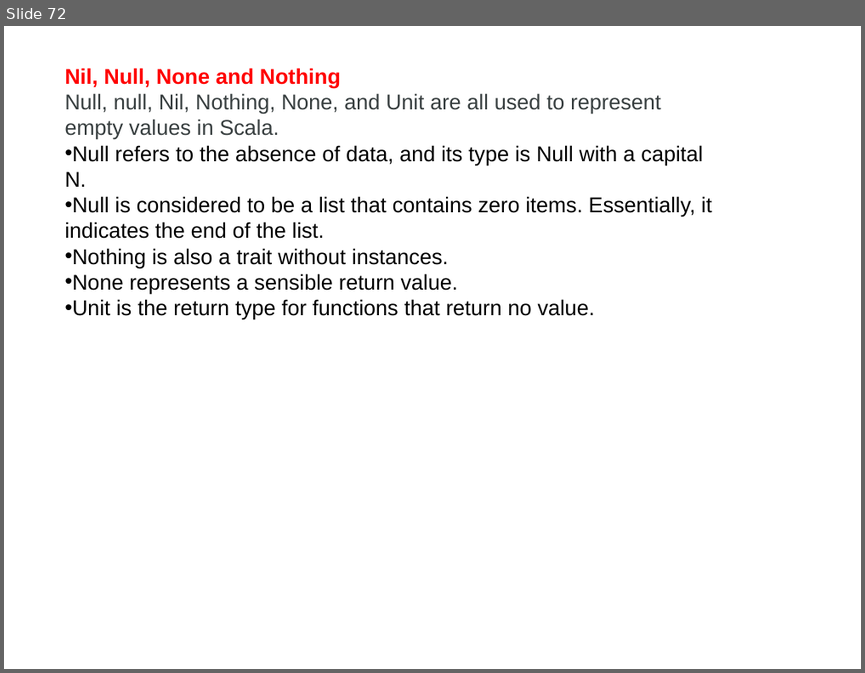
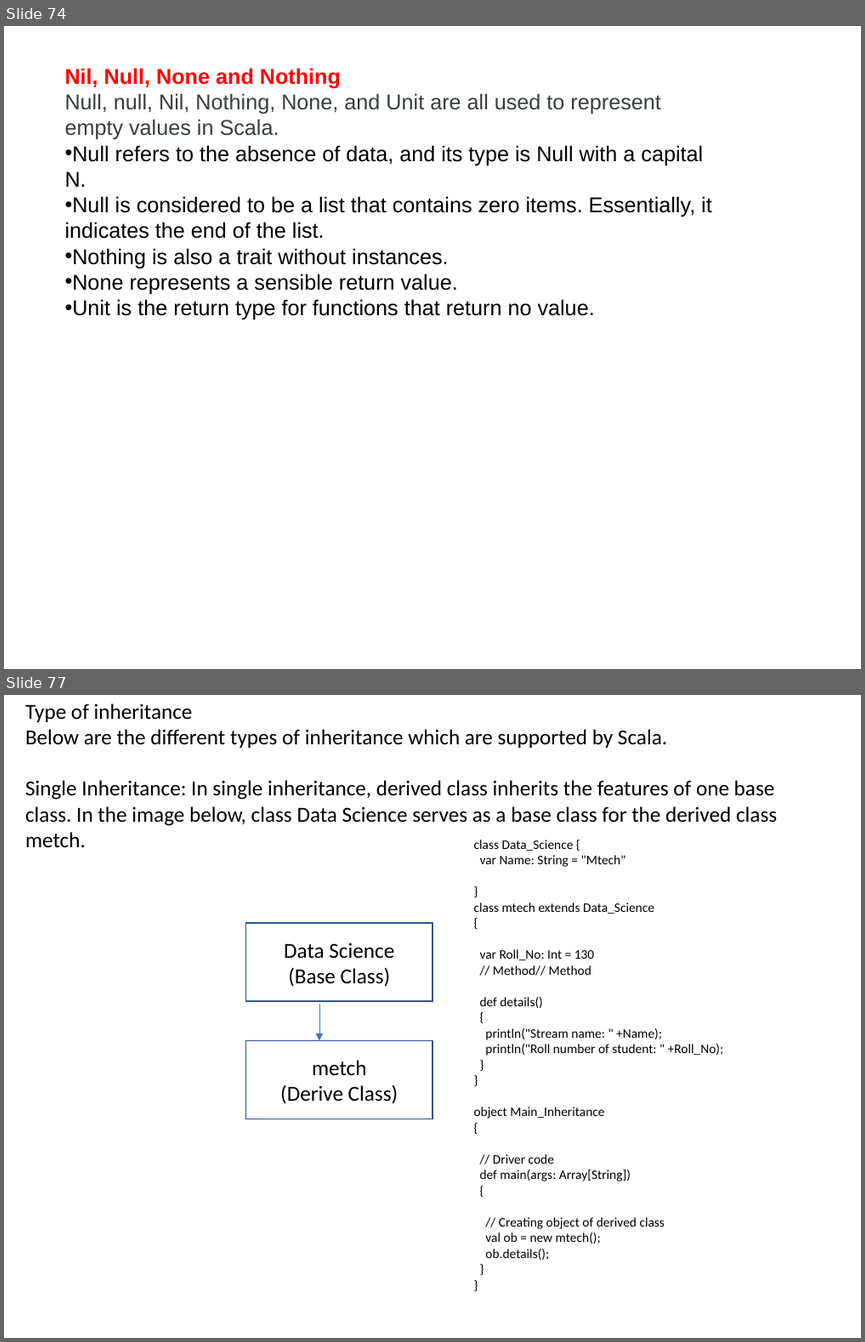
Before and after one commit to makhan010385/Mtech, a slide deck: Scala.pptx. Shown one above the other, each under a label of ours: slide 72 before the commit, slides 74 and 77 after it; the slides between them are not shown. The pictures are 865x673 and 865x1342 pixels, drawn with LibreOffice and Linux fonts; fonts in the diff are those of the drawing. Boxes give left, top, right and bottom in pixels: in the first picture for what was removed or moved away, otherwise in the second. Text is boxed around its words. In the diff, an @@ line names an element or a change of style, - is before the commit and + after.

Commit message:
Updated Scala 1- 3 Unit

```diff
--- a/Scala.pptx
+++ b/Scala.pptx
@@ slide 77 added at bbox=[4, 695, 861, 1338], background #FFFFFF @@
@@ text added at bbox=[25, 703, 777, 847], 18 pt, text #000000 @@
+Type of inheritance
+Below are the different types of inheritance which are supported by Scala.
+Single Inheritance: In single inheritance, derived class inherits the features of one base class. In the image below, class Data Science serves as a base class for the derived class metch.
@@ text added at bbox=[474, 839, 724, 1259], 11 pt, text #000000 @@
+class Data_Science {
+var Name: String = "Mtech"
+}
+class mtech extends Data_Science
+{
+var Roll_No: Int = 130
+// Method// Method
+def details()
+{
+println("Stream name: " +Name);
+println("Roll number of student: " +Roll_No);
+}
+}
+object Main_Inheritance
+{
+// Driver code
+def main(args: Array[String])
+{
+// Creating object of derived class
+val ob = new mtech();
+ob.details();
+}
+}
@@ rectangle added at bbox=[246, 923, 432, 1001], outline #325491 1 pt, 18 pt, text #000000 @@
+Data Science
+(Base Class)
@@ arrow added from (319, 1004) to (319, 1040), #4472C4 0.5 pt @@
@@ rectangle added at bbox=[246, 1040, 432, 1118], outline #325491 1 pt, 18 pt, text #000000 @@
+metch
+(Derive Class)
@@ what was slide 72 is now slide 74 @@
```
Also in this commit, not shown: 11 other slides added.
